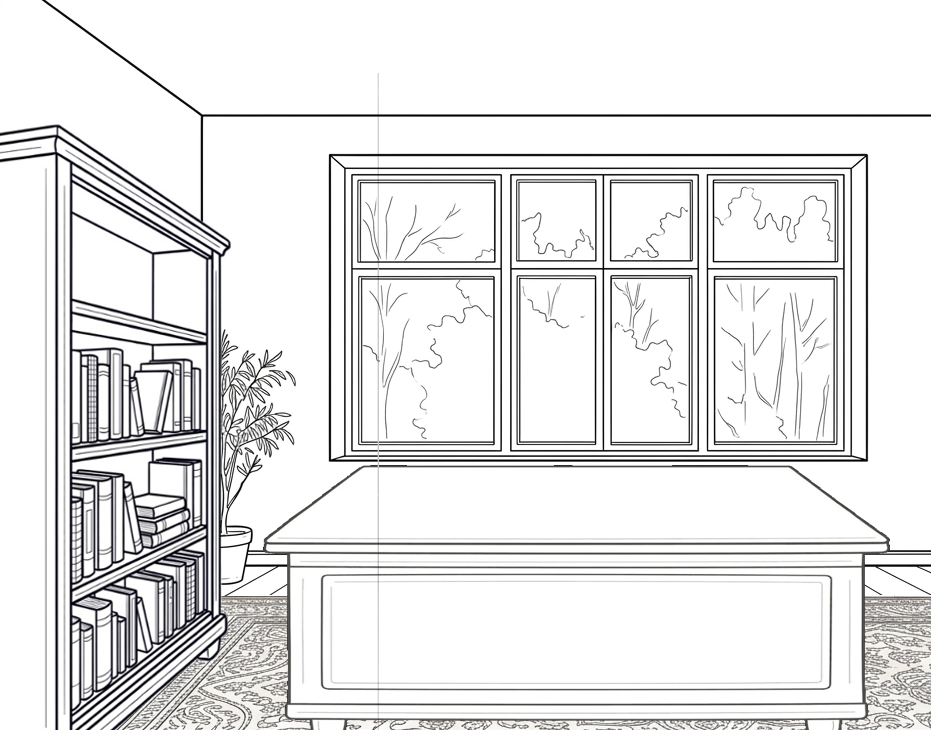
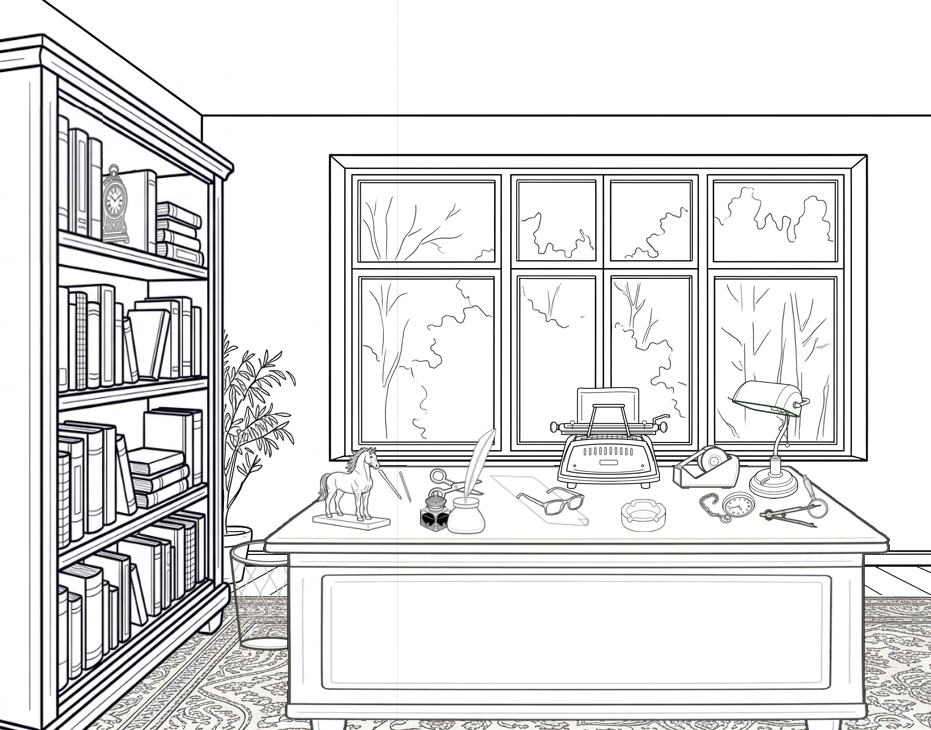
Layered file, before and after one edit (931 × 730). Changes by layer:
added layer "bankers-lamp-transparent.png" above "Ashtray 1.png" over [0, 0, 829, 730]
added layer "Ashtray 1.png" above "magnifying-glass.png" over [576, 448, 704, 532]
added layer "magnifying-glass.png" (2nd of 2) above "drawing-compass.png" over [704, 448, 829, 528]
added layer "drawing-compass.png" above "pocket-watch-transparent.png" over [704, 448, 829, 528]
added layer "pocket-watch-transparent.png" above "Glasses.png" over [640, 448, 829, 532]
added layer "Glasses.png" above "Pencil.png" over [512, 448, 640, 532]
added layer "Pencil.png" above "Pen.png" over [320, 448, 448, 512]
added layer "Pen.png" above "Quill holder.png" over [320, 448, 448, 512]
added layer "Quill holder.png" above "Quill feather.png" over [384, 448, 512, 576]
added layer "Quill feather.png" above "Ink bottle.png" over [448, 428, 512, 535]
added layer "Ink bottle.png" above "Horse.png" over [384, 448, 512, 576]
added layer "Horse.png" above "Clock.png" over [256, 384, 448, 576]
added layer "tape-dispenser.png" above "scissors.png" over [576, 384, 768, 512]
added layer "scissors.png" above "Framed picture.png" over [320, 448, 512, 512]
added layer "mechanical-typewriter-rear.png" above "Books covering" over [512, 380, 768, 512]
added layer "Books covering" above "mantel-clock.png" over [0, 64, 128, 320]
added layer "mantel-clock.png" above "bookshelf-2-transparent.png" over [0, 128, 192, 320]
added layer "bookshelf-2-transparent.png" above "bookshelf-books-transparent.png" over [0, 0, 448, 730]
hid "bookshelf-partial-books-transparent.png", painted on it over [0, 64, 384, 730]
added layer "Paper sheet.png" above "desk front.png" over [448, 448, 640, 535]
added layer "wastebasket.png" above "Background" over [192, 448, 384, 704]
